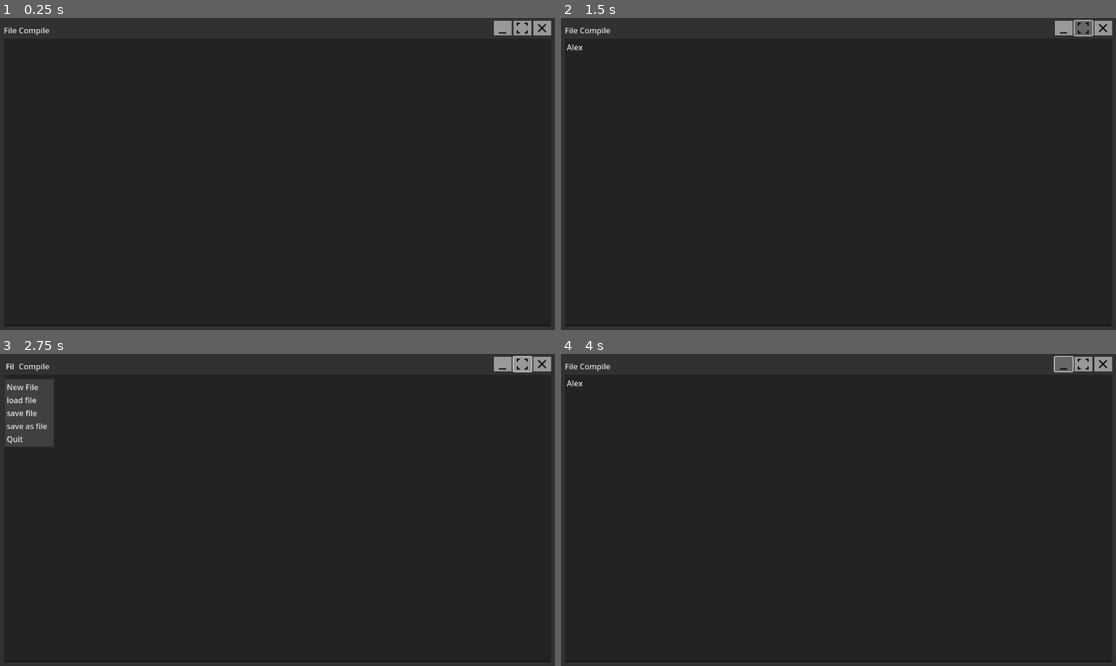
Above: before the commit, frames 1-4 (two rows, left to right).
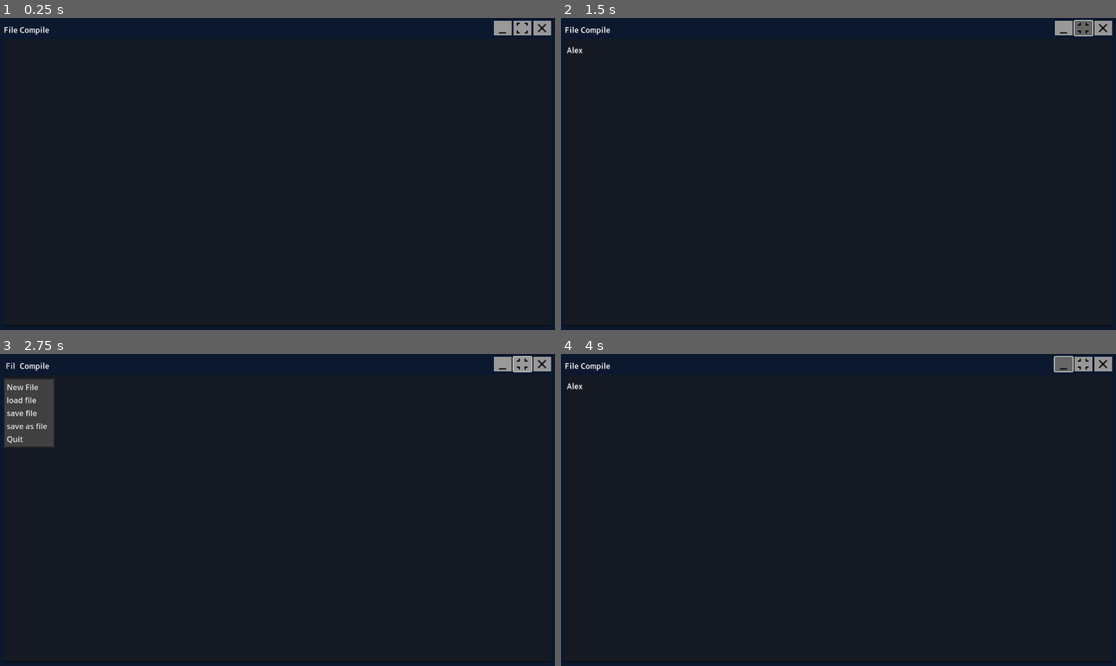
Above: after the commit, the same moments.

Repository: Yanis-mnh/Snake-compiler
Game: Godot game, scene res://scean/editeur/editeur_text.tscn
The game is run twice, just before and just after one commit, with the same random seed, the same clock (stepped at 60 frames per second) and the same inputs. This scene is started directly instead of the project's main scene.
Inputs (mouse positions are in pixels of both pictures, inside the frame that each line leads up to):
- Up to frame 1 (0.25 s): no input
- Up to frame 2 (1.5 s): click (838, 183) at 0.52 s; type "Alex" at 0.6 s; click (1082, 27) at 1.25 s
- Up to frame 3 (2.75 s): click "File" at 2 s
- Up to frame 4 (4 s): click "Compile" at 2.75 s; click (1066, 363) at 3.5 s

The runs differ from the first frame. In frame 1, 8.9% of the frame differs, in the area x 0-100%, y 0-100%; in frame 2, 9.0%; in frame 3, 8.9%; in frame 4, 9.0%.
Error before the commit: Parse Error: Preload file "res://assets/restore-down.png" does not exist. (res://scean/editeur/windowGestion.gd:14)

Commit message:
fixing bugs

Diff:
--- a/scean/editeur/editeur_text.gd
+++ b/scean/editeur/editeur_text.gd
@@ -11,6 +11,8 @@
 @onready var dropMenuFile = $MenuBar/HBoxContainer/MenuButton
 @onready var open_file_window = $OpenFileWindow
 @onready var save_file_window = $SaveFileWindow
+@onready var menu_button_analyse = $MenuBar/HBoxContainer/MenuButtonAnalyse
+@onready var text_edit = $TextEdit
 
 var app_name = "snake"
 var current_file = "Untitled"
@@ -20,10 +22,26 @@
 func _ready():
 	update_window_name()
 	dropMenuFile.get_popup().connect("id_pressed",on_item_pressed)
+	menu_button_analyse.get_popup().connect("id_pressed",on_analyse)
 
 func update_window_name():
 	DisplayServer.window_set_title(app_name +" _ "+ current_file)
 
+
+#les option de l'analyseur
+func on_analyse(id):
+	save_file()
+	if(current_file == "Untitled"):
+		return
+	var path = "C:/Users/PC/Documents/Snake_compiler/analyseur/analyse lex/main.exe"
+	var arg = [current_file]
+	var out_put=[]
+	var pid = OS.execute(path,PackedStringArray(arg),out_put,false,true)
+	print(out_put)
+	OS.kill(pid);
+
+
+#function de getion des button fichier
 func on_item_pressed(id):
 	var item_id = dropMenuFile.get_popup().get_item_id(id)
 	match item_id:
@@ -43,6 +61,8 @@
 	var file = FileAccess.open(path, FileAccess.READ)
 	$TextEdit.text = file.get_as_text();
 	file.close()
+	current_file = path
+	update_window_name()
 
 
 func _on_save_file_window_file_selected(path):
--- a/scean/editeur/editeur_text.tscn
+++ b/scean/editeur/editeur_text.tscn
@@ -1,11 +1,12 @@
-[gd_scene load_steps=12 format=3 uid="uid://pdbqmfai7ilx"]
+[gd_scene load_steps=13 format=3 uid="uid://pdbqmfai7ilx"]
 
 [ext_resource type="Script" path="res://scean/editeur/editeur_text.gd" id="1_enrew"]
+[ext_resource type="FontFile" uid="uid://cr8ee23yrkav0" path="res://assets/font_M_PLUS_Rounded_1c/MPLUSRounded1c-Bold.ttf" id="1_y4xlf"]
 [ext_resource type="Script" path="res://scean/editeur/windowGestion.gd" id="2_s6d8p"]
-[ext_resource type="Texture2D" uid="uid://cqrdc55u38xvy" path="res://assets/minimize.png" id="3_bwlfh"]
+[ext_resource type="Texture2D" uid="uid://cqrdc55u38xvy" path="res://assets/icons/minimize.png" id="3_bwlfh"]
 [ext_resource type="Script" path="res://scean/editeur/TextEdit.gd" id="3_dib2g"]
-[ext_resource type="Texture2D" uid="uid://6gh0fngyee3q" path="res://assets/close_icon.png" id="4_eeqtw"]
-[ext_resource type="Texture2D" uid="uid://chmaqbsfuloim" path="res://assets/maximize.png" id="4_pior6"]
+[ext_resource type="Texture2D" uid="uid://6gh0fngyee3q" path="res://assets/icons/close_icon.png" id="4_eeqtw"]
+[ext_resource type="Texture2D" uid="uid://chmaqbsfuloim" path="res://assets/icons/maximize.png" id="4_pior6"]
 
 [sub_resource type="StyleBoxFlat" id="StyleBoxFlat_ydbly"]
 bg_color = Color(0.4, 0.4, 0.4, 1)
@@ -14,8 +15,13 @@
 
 [sub_resource type="Theme" id="Theme_wuoui"]
 Button/colors/font_hover_color = Color(0.00784314, 0.00784314, 0.00784314, 1)
+Button/fonts/font = ExtResource("1_y4xlf")
 Button/styles/hover = SubResource("StyleBoxFlat_ydbly")
 Button/styles/normal = SubResource("StyleBoxFlat_vhtac")
+MenuButton/colors/font_hover_color = Color(0.764706, 0.764706, 0.764706, 1)
+MenuButton/colors/font_pressed_color = Color(0.764706, 0.764706, 0.764706, 1)
+TextEdit/constants/line_spacing = 10
+TextEdit/fonts/font = ExtResource("1_y4xlf")
 
 [sub_resource type="StyleBoxFlat" id="StyleBoxFlat_bfjcw"]
 bg_color = Color(0.890196, 0.156863, 0.172549, 1)
@@ -41,7 +47,7 @@
 anchor_bottom = 1.0
 grow_horizontal = 2
 grow_vertical = 2
-color = Color(0.192157, 0.192157, 0.192157, 1)
+color = Color(0.0431373, 0.0941176, 0.180392, 1)
 
 [node name="MenuWindow" type="MenuBar" parent="."]
 layout_mode = 1
@@ -119,15 +125,17 @@
 popup/item_4/text = "Quit"
 popup/item_4/id = 4
 
-[node name="MenuButton2" type="MenuButton" parent="MenuBar/HBoxContainer"]
+[node name="MenuButtonAnalyse" type="MenuButton" parent="MenuBar/HBoxContainer"]
 layout_mode = 2
 text = "Compile"
 switch_on_hover = true
-item_count = 2
-popup/item_0/text = "Compile"
+item_count = 3
+popup/item_0/text = "analyse lexical"
 popup/item_0/id = 0
-popup/item_1/text = "open file"
+popup/item_1/text = "analyse syntaxic"
 popup/item_1/id = 1
+popup/item_2/text = "analyse semantique"
+popup/item_2/id = 2
 
 [node name="TextEdit" type="TextEdit" parent="."]
 layout_mode = 1
--- a/scean/editeur/windowGestion.gd
+++ b/scean/editeur/windowGestion.gd
@@ -11,10 +11,10 @@
 func _on_big_small_pressed():
 	if(DisplayServer.window_get_mode() != DisplayServer.WINDOW_MODE_FULLSCREEN):
 		DisplayServer.window_set_mode(DisplayServer.WINDOW_MODE_FULLSCREEN)
-		big_small.icon = preload("res://assets/restore-down.png")
+		big_small.icon = preload("res://assets/icons/restore-down.png")
 		return
 	DisplayServer.window_set_mode(DisplayServer.WINDOW_MODE_WINDOWED)
-	big_small.icon = preload("res://assets/maximize.png")
+	big_small.icon = preload("res://assets/icons/maximize.png")
 
 func _on_minimaze_pressed():
 	DisplayServer.window_set_mode(DisplayServer.WINDOW_MODE_MINIMIZED)
Binary file removed: PixelifySans-VariableFont_wght.ttf
Binary file removed: assets/close_icon.png
Not shown, removed: assets/close_icon.png.import
Binary file added: assets/font_M_PLUS_Rounded_1c/MPLUSRounded1c-Black.ttf
Not shown, added: assets/font_M_PLUS_Rounded_1c/MPLUSRounded1c-Black.ttf.import
Binary file added: assets/font_M_PLUS_Rounded_1c/MPLUSRounded1c-Bold.ttf
Not shown, added: assets/font_M_PLUS_Rounded_1c/MPLUSRounded1c-Bold.ttf.import
Binary file added: assets/font_M_PLUS_Rounded_1c/MPLUSRounded1c-ExtraBold.ttf
Not shown, added: assets/font_M_PLUS_Rounded_1c/MPLUSRounded1c-ExtraBold.ttf.import
Binary file added: assets/font_M_PLUS_Rounded_1c/MPLUSRounded1c-Light.ttf
Not shown, changed: assets/font_M_PLUS_Rounded_1c/MPLUSRounded1c-Light.ttf.import
Binary file added: assets/font_M_PLUS_Rounded_1c/MPLUSRounded1c-Medium.ttf
(and 19 more such lines)
